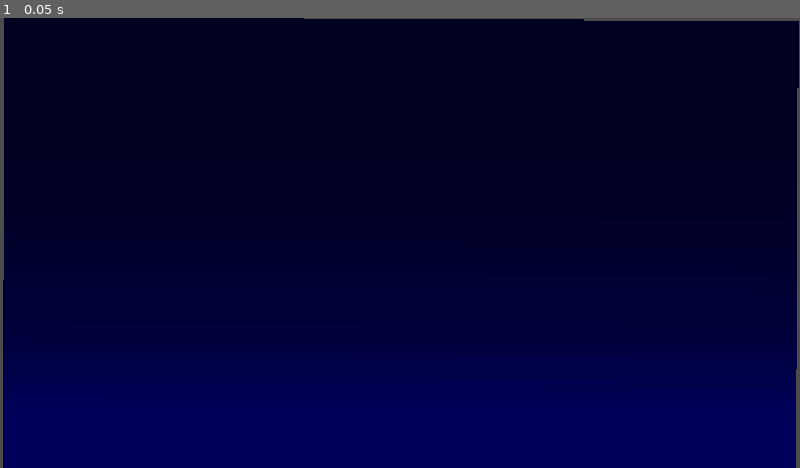
Above: before the commit, frame 1.
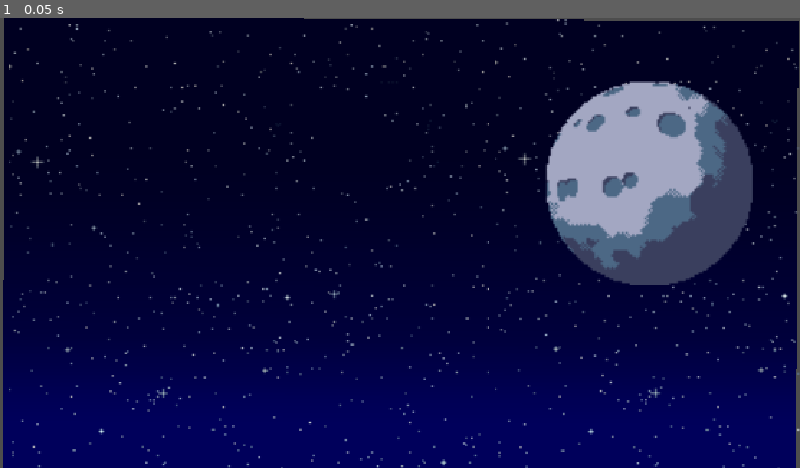
Above: after the commit, the same moment.

Repository: CaseBacon/Lunar-Leap
Game: Godot game, scene res://titlescrn.tscn
The game is run twice, just before and just after one commit, with the same random seed, the same clock (stepped at 60 frames per second) and the same inputs. Before the commit the project has no main scene; this scene is started directly in both runs.
Inputs:
- Up to frame 1 (0.05 s): no input

The runs differ from the first frame. In frame 1, 11% of the frame differs, in the area x 1-100%, y 0-100%.

Commit message:
finishing background for title screen

Diff:
--- a/project.godot
+++ b/project.godot
@@ -11,6 +11,7 @@
 [application]
 
 config/name="Lunar Leap"
+run/main_scene="uid://bswpwdo63nd34"
 config/features=PackedStringArray("4.7", "GL Compatibility")
 config/icon="res://icon.svg"
 
--- a/titlescrn.tscn
+++ b/titlescrn.tscn
@@ -1,4 +1,24 @@
 [gd_scene format=3 uid="uid://bswpwdo63nd34"]
+
+[ext_resource type="Texture2D" uid="uid://cc3nomna41l5d" path="res://stars.png" id="1_1yiqd"]
+[ext_resource type="Texture2D" uid="uid://cp18ttrryceo0" path="res://moon tileset.png" id="2_24jmf"]
+[ext_resource type="Texture2D" uid="uid://dwikq7hndcobc" path="res://Free-Summer-Pixel-Art-Backgrounds/PNG/summer 2/1.png" id="3_iwimv"]
+[ext_resource type="Texture2D" uid="uid://cytprr2dk8fi0" path="res://Free-Summer-Pixel-Art-Backgrounds/PNG/summer 2/2.png" id="4_qtde6"]
+[ext_resource type="Texture2D" uid="uid://e5s3aofvnjiu" path="res://Free-Summer-Pixel-Art-Backgrounds/PNG/summer 2/3.png" id="5_kg70m"]
+[ext_resource type="Texture2D" uid="uid://o8b163gd0kt4" path="res://3.webp" id="6_qtde6"]
+[ext_resource type="Texture2D" uid="uid://00c6ibre4q3e" path="res://ocean-and-clouds-free-pixel-art-backgrounds/Ocean_3/3.png" id="6_r30bm"]
+[ext_resource type="Texture2D" uid="uid://cnpbywns5vrcm" path="res://ocean-and-clouds-free-pixel-art-backgrounds/Ocean_3/4.png" id="8_ike8w"]
+[ext_resource type="Texture2D" uid="uid://cbn06nofc2j76" path="res://ocean-and-clouds-free-pixel-art-backgrounds/Ocean_1/2.webp" id="9_06tt2"]
+[ext_resource type="Texture2D" uid="uid://bssw17hb3gl5f" path="res://ocean-and-clouds-free-pixel-art-backgrounds/Ocean_4/3.png" id="10_5bo45"]
+[ext_resource type="Texture2D" uid="uid://cpuqqqg3r7f1t" path="res://ocean-and-clouds-free-pixel-art-backgrounds/Ocean_1/3.png" id="11_q8a5j"]
+[ext_resource type="Texture2D" uid="uid://28q4eu5b8xp4" path="res://ocean-and-clouds-free-pixel-art-backgrounds/Ocean_8/4.png" id="12_ooc7o"]
+[ext_resource type="Texture2D" uid="uid://bhduorjvsolii" path="res://New free backgrounds part3/background 1/2.png" id="14_xpe5y"]
+[ext_resource type="Texture2D" uid="uid://bq6krtss4iuwx" path="res://ocean-and-clouds-free-pixel-art-backgrounds/Ocean_4/4.png" id="15_0kctw"]
+[ext_resource type="Texture2D" uid="uid://ccep5yg42hx8t" path="res://ocean-and-clouds-free-pixel-art-backgrounds/Ocean_1/Cloud-5.webp" id="16_2mb5o"]
+[ext_resource type="Texture2D" uid="uid://cp2iqu7oorr1t" path="res://New free backgrounds part5/background 3/3.png" id="17_0c73o"]
+[ext_resource type="Texture2D" uid="uid://so0slio7ir37" path="res://pixel-art-illustration-space-satellite-pixelated-satellite-space-satellite-pixelated-for-the-pixel-art-game-and-icon-for-website-and-video-game-old-school-retro-vector__1_-removebg-preview.png" id="18_kg70m"]
+[ext_resource type="Texture2D" uid="uid://bu44x0wkgcbmg" path="res://New free backgrounds part5/background 3/4.png" id="18_lhde3"]
+[ext_resource type="Texture2D" uid="uid://bsu435mhg53c8" path="res://Untitled_Design-removebg-preview.png" id="19_r30bm"]
 
 [sub_resource type="Gradient" id="Gradient_pw15y"]
 interpolation_mode = 2
@@ -35,19 +55,452 @@
 
 [sub_resource type="Gradient" id="Gradient_1yiqd"]
 offsets = PackedFloat32Array(0, 0.5, 1)
-colors = PackedColorArray(0, 0.5921569, 0.80784315, 1, 0, 0.6313726, 0.80784315, 1, 0.050980393, 0.6862745, 0.8627451, 1)
+colors = PackedColorArray(0, 0.5921569, 0.80784315, 1, 0, 0.6313726, 0.80784315, 1, 0.24313726, 0.5921569, 0.7019608, 1)
 metadata/_snap_enabled = true
 
 [sub_resource type="GradientTexture2D" id="GradientTexture2D_i41eb"]
 gradient = SubResource("Gradient_1yiqd")
 
-[sub_resource type="Gradient" id="Gradient_myf0v"]
-offsets = PackedFloat32Array(0.1, 0.6, 0.9)
-colors = PackedColorArray(0.039215688, 0.6901961, 0.8509804, 1, 0.050980393, 0.7607843, 0.8627451, 1, 0.050980393, 0.8156863, 0.8627451, 1)
-metadata/_snap_enabled = true
-
-[sub_resource type="GradientTexture2D" id="GradientTexture2D_xr6st"]
-gradient = SubResource("Gradient_myf0v")
+[sub_resource type="AtlasTexture" id="AtlasTexture_0h13x"]
+atlas = ExtResource("2_24jmf")
+region = Rect2(0, 0, 100, 100)
+
+[sub_resource type="AtlasTexture" id="AtlasTexture_myf0v"]
+atlas = ExtResource("2_24jmf")
+region = Rect2(100, 0, 100, 100)
+
+[sub_resource type="AtlasTexture" id="AtlasTexture_cmypv"]
+atlas = ExtResource("2_24jmf")
+region = Rect2(200, 0, 100, 100)
+
+[sub_resource type="AtlasTexture" id="AtlasTexture_o0wlo"]
+atlas = ExtResource("2_24jmf")
+region = Rect2(300, 0, 100, 100)
+
+[sub_resource type="AtlasTexture" id="AtlasTexture_j53g4"]
+atlas = ExtResource("2_24jmf")
+region = Rect2(400, 0, 100, 100)
+
+[sub_resource type="AtlasTexture" id="AtlasTexture_bi8vy"]
+atlas = ExtResource("2_24jmf")
+region = Rect2(500, 0, 100, 100)
+
+[sub_resource type="AtlasTexture" id="AtlasTexture_ggiey"]
+atlas = ExtResource("2_24jmf")
+region = Rect2(600, 0, 100, 100)
+
+[sub_resource type="AtlasTexture" id="AtlasTexture_nyrbv"]
+atlas = ExtResource("2_24jmf")
+region = Rect2(700, 0, 100, 100)
+
+[sub_resource type="AtlasTexture" id="AtlasTexture_f6gff"]
+atlas = ExtResource("2_24jmf")
+region = Rect2(800, 0, 100, 100)
+
+[sub_resource type="AtlasTexture" id="AtlasTexture_cpde5"]
+atlas = ExtResource("2_24jmf")
+region = Rect2(900, 0, 100, 100)
+
+[sub_resource type="AtlasTexture" id="AtlasTexture_d2433"]
+atlas = ExtResource("2_24jmf")
+region = Rect2(1000, 0, 100, 100)
+
+[sub_resource type="AtlasTexture" id="AtlasTexture_swg6s"]
+atlas = ExtResource("2_24jmf")
+region = Rect2(1100, 0, 100, 100)
+
+[sub_resource type="AtlasTexture" id="AtlasTexture_rkfx6"]
+atlas = ExtResource("2_24jmf")
+region = Rect2(1200, 0, 100, 100)
+
+[sub_resource type="AtlasTexture" id="AtlasTexture_cy6lm"]
+atlas = ExtResource("2_24jmf")
+region = Rect2(1300, 0, 100, 100)
+
+[sub_resource type="AtlasTexture" id="AtlasTexture_34cm1"]
+atlas = ExtResource("2_24jmf")
+region = Rect2(1400, 0, 100, 100)
+
+[sub_resource type="AtlasTexture" id="AtlasTexture_iwimv"]
+atlas = ExtResource("2_24jmf")
+region = Rect2(1500, 0, 100, 100)
+
+[sub_resource type="AtlasTexture" id="AtlasTexture_qtde6"]
+atlas = ExtResource("2_24jmf")
+region = Rect2(1600, 0, 100, 100)
+
+[sub_resource type="AtlasTexture" id="AtlasTexture_kg70m"]
+atlas = ExtResource("2_24jmf")
+region = Rect2(1700, 0, 100, 100)
+
+[sub_resource type="AtlasTexture" id="AtlasTexture_r30bm"]
+atlas = ExtResource("2_24jmf")
+region = Rect2(1800, 0, 100, 100)
+
+[sub_resource type="AtlasTexture" id="AtlasTexture_f87f8"]
+atlas = ExtResource("2_24jmf")
+region = Rect2(1900, 0, 100, 100)
+
+[sub_resource type="AtlasTexture" id="AtlasTexture_ike8w"]
+atlas = ExtResource("2_24jmf")
+region = Rect2(2000, 0, 100, 100)
+
+[sub_resource type="AtlasTexture" id="AtlasTexture_06tt2"]
+atlas = ExtResource("2_24jmf")
+region = Rect2(2100, 0, 100, 100)
+
+[sub_resource type="AtlasTexture" id="AtlasTexture_5bo45"]
+atlas = ExtResource("2_24jmf")
+region = Rect2(2200, 0, 100, 100)
+
+[sub_resource type="AtlasTexture" id="AtlasTexture_q8a5j"]
+atlas = ExtResource("2_24jmf")
+region = Rect2(2300, 0, 100, 100)
+
+[sub_resource type="AtlasTexture" id="AtlasTexture_ooc7o"]
+atlas = ExtResource("2_24jmf")
+region = Rect2(2400, 0, 100, 100)
+
+[sub_resource type="AtlasTexture" id="AtlasTexture_yfdcc"]
+atlas = ExtResource("2_24jmf")
+region = Rect2(2500, 0, 100, 100)
+
+[sub_resource type="AtlasTexture" id="AtlasTexture_xpe5y"]
+atlas = ExtResource("2_24jmf")
+region = Rect2(2600, 0, 100, 100)
+
+[sub_resource type="AtlasTexture" id="AtlasTexture_0kctw"]
+atlas = ExtResource("2_24jmf")
+region = Rect2(2700, 0, 100, 100)
+
+[sub_resource type="AtlasTexture" id="AtlasTexture_2mb5o"]
+atlas = ExtResource("2_24jmf")
+region = Rect2(2800, 0, 100, 100)
+
+[sub_resource type="AtlasTexture" id="AtlasTexture_0c73o"]
+atlas = ExtResource("2_24jmf")
+region = Rect2(2900, 0, 100, 100)
+
+[sub_resource type="AtlasTexture" id="AtlasTexture_lhde3"]
+atlas = ExtResource("2_24jmf")
+region = Rect2(3000, 0, 100, 100)
+
+[sub_resource type="AtlasTexture" id="AtlasTexture_x03ps"]
+atlas = ExtResource("2_24jmf")
+region = Rect2(3100, 0, 100, 100)
+
+[sub_resource type="AtlasTexture" id="AtlasTexture_pimnm"]
+atlas = ExtResource("2_24jmf")
+region = Rect2(3200, 0, 100, 100)
+
+[sub_resource type="AtlasTexture" id="AtlasTexture_2yren"]
+atlas = ExtResource("2_24jmf")
+region = Rect2(3300, 0, 100, 100)
+
+[sub_resource type="AtlasTexture" id="AtlasTexture_ax5f1"]
+atlas = ExtResource("2_24jmf")
+region = Rect2(3400, 0, 100, 100)
+
+[sub_resource type="AtlasTexture" id="AtlasTexture_n7djc"]
+atlas = ExtResource("2_24jmf")
+region = Rect2(3500, 0, 100, 100)
+
+[sub_resource type="AtlasTexture" id="AtlasTexture_18ykl"]
+atlas = ExtResource("2_24jmf")
+region = Rect2(3600, 0, 100, 100)
+
+[sub_resource type="AtlasTexture" id="AtlasTexture_0xoqp"]
+atlas = ExtResource("2_24jmf")
+region = Rect2(3700, 0, 100, 100)
+
+[sub_resource type="AtlasTexture" id="AtlasTexture_ldjwf"]
+atlas = ExtResource("2_24jmf")
+region = Rect2(3800, 0, 100, 100)
+
+[sub_resource type="AtlasTexture" id="AtlasTexture_08ma2"]
+atlas = ExtResource("2_24jmf")
+region = Rect2(3900, 0, 100, 100)
+
+[sub_resource type="AtlasTexture" id="AtlasTexture_lq844"]
+atlas = ExtResource("2_24jmf")
+region = Rect2(4000, 0, 100, 100)
+
+[sub_resource type="AtlasTexture" id="AtlasTexture_8vcxa"]
+atlas = ExtResource("2_24jmf")
+region = Rect2(4100, 0, 100, 100)
+
+[sub_resource type="AtlasTexture" id="AtlasTexture_tyaid"]
+atlas = ExtResource("2_24jmf")
+region = Rect2(4200, 0, 100, 100)
+
+[sub_resource type="AtlasTexture" id="AtlasTexture_k1y8i"]
+atlas = ExtResource("2_24jmf")
+region = Rect2(4300, 0, 100, 100)
+
+[sub_resource type="AtlasTexture" id="AtlasTexture_7ibui"]
+atlas = ExtResource("2_24jmf")
+region = Rect2(4400, 0, 100, 100)
+
+[sub_resource type="AtlasTexture" id="AtlasTexture_51jjk"]
+atlas = ExtResource("2_24jmf")
+region = Rect2(4500, 0, 100, 100)
+
+[sub_resource type="AtlasTexture" id="AtlasTexture_e2sg5"]
+atlas = ExtResource("2_24jmf")
+region = Rect2(4600, 0, 100, 100)
+
+[sub_resource type="AtlasTexture" id="AtlasTexture_66mmb"]
+atlas = ExtResource("2_24jmf")
+region = Rect2(4700, 0, 100, 100)
+
+[sub_resource type="AtlasTexture" id="AtlasTexture_wknlk"]
+atlas = ExtResource("2_24jmf")
+region = Rect2(4800, 0, 100, 100)
+
+[sub_resource type="AtlasTexture" id="AtlasTexture_td8ea"]
+atlas = ExtResource("2_24jmf")
+region = Rect2(4900, 0, 100, 100)
+
+[sub_resource type="AtlasTexture" id="AtlasTexture_qy32m"]
+atlas = ExtResource("2_24jmf")
+region = Rect2(5000, 0, 100, 100)
+
+[sub_resource type="AtlasTexture" id="AtlasTexture_vk07d"]
+atlas = ExtResource("2_24jmf")
+region = Rect2(5100, 0, 100, 100)
+
+[sub_resource type="AtlasTexture" id="AtlasTexture_3ak70"]
+atlas = ExtResource("2_24jmf")
+region = Rect2(5200, 0, 100, 100)
+
+[sub_resource type="AtlasTexture" id="AtlasTexture_4ytle"]
+atlas = ExtResource("2_24jmf")
+region = Rect2(5300, 0, 100, 100)
+
+[sub_resource type="AtlasTexture" id="AtlasTexture_7e0gs"]
+atlas = ExtResource("2_24jmf")
+region = Rect2(5400, 0, 100, 100)
+
+[sub_resource type="AtlasTexture" id="AtlasTexture_cptkj"]
+atlas = ExtResource("2_24jmf")
+region = Rect2(5500, 0, 100, 100)
+
+[sub_resource type="AtlasTexture" id="AtlasTexture_tanfa"]
+atlas = ExtResource("2_24jmf")
+region = Rect2(5600, 0, 100, 100)
+
+[sub_resource type="AtlasTexture" id="AtlasTexture_c2ri4"]
+atlas = ExtResource("2_24jmf")
+region = Rect2(5700, 0, 100, 100)
+
+[sub_resource type="AtlasTexture" id="AtlasTexture_43yxp"]
+atlas = ExtResource("2_24jmf")
+region = Rect2(5800, 0, 100, 100)
+
+[sub_resource type="AtlasTexture" id="AtlasTexture_ijqxg"]
+atlas = ExtResource("2_24jmf")
+region = Rect2(5900, 0, 100, 100)
+
+[sub_resource type="SpriteFrames" id="SpriteFrames_cekx0"]
+animations = [{
+"frames": [{
+"duration": 1.0,
+"texture": SubResource("AtlasTexture_0h13x")
+}, {
+"duration": 1.0,
+"texture": SubResource("AtlasTexture_myf0v")
+}, {
+"duration": 1.0,
+"texture": SubResource("AtlasTexture_cmypv")
+}, {
+"duration": 1.0,
+"texture": SubResource("AtlasTexture_o0wlo")
+}, {
+"duration": 1.0,
+"texture": SubResource("AtlasTexture_j53g4")
+}, {
+"duration": 1.0,
+"texture": SubResource("AtlasTexture_bi8vy")
+}, {
+"duration": 1.0,
+"texture": SubResource("AtlasTexture_ggiey")
+}, {
+"duration": 1.0,
+"texture": SubResource("AtlasTexture_nyrbv")
+}, {
+"duration": 1.0,
+"texture": SubResource("AtlasTexture_f6gff")
+}, {
+"duration": 1.0,
+"texture": SubResource("AtlasTexture_cpde5")
+}, {
+"duration": 1.0,
+"texture": SubResource("AtlasTexture_d2433")
+}, {
+"duration": 1.0,
+"texture": SubResource("AtlasTexture_swg6s")
+}, {
+"duration": 1.0,
+"texture": SubResource("AtlasTexture_rkfx6")
+}, {
+"duration": 1.0,
+"texture": SubResource("AtlasTexture_cy6lm")
+}, {
+"duration": 1.0,
+"texture": SubResource("AtlasTexture_34cm1")
+}, {
+"duration": 1.0,
+"texture": SubResource("AtlasTexture_iwimv")
+}, {
+"duration": 1.0,
+"texture": SubResource("AtlasTexture_qtde6")
+}, {
+"duration": 1.0,
+"texture": SubResource("AtlasTexture_kg70m")
+}, {
+"duration": 1.0,
+"texture": SubResource("AtlasTexture_r30bm")
+}, {
+"duration": 1.0,
+"texture": SubResource("AtlasTexture_f87f8")
+}, {
+"duration": 1.0,
+"texture": SubResource("AtlasTexture_ike8w")
+}, {
+"duration": 1.0,
+"texture": SubResource("AtlasTexture_06tt2")
+}, {
+"duration": 1.0,
+"texture": SubResource("AtlasTexture_5bo45")
+}, {
+"duration": 1.0,
+"texture": SubResource("AtlasTexture_q8a5j")
+}, {
+"duration": 1.0,
+"texture": SubResource("AtlasTexture_ooc7o")
+}, {
+"duration": 1.0,
+"texture": SubResource("AtlasTexture_yfdcc")
+}, {
+"duration": 1.0,
+"texture": SubResource("AtlasTexture_xpe5y")
+}, {
+"duration": 1.0,
+"texture": SubResource("AtlasTexture_0kctw")
+}, {
+"duration": 1.0,
+"texture": SubResource("AtlasTexture_2mb5o")
+}, {
+"duration": 1.0,
+"texture": SubResource("AtlasTexture_0c73o")
+}, {
+"duration": 1.0,
+"texture": SubResource("AtlasTexture_lhde3")
+}, {
+"duration": 1.0,
+"texture": SubResource("AtlasTexture_x03ps")
+}, {
+"duration": 1.0,
+"texture": SubResource("AtlasTexture_pimnm")
+}, {
+"duration": 1.0,
+"texture": SubResource("AtlasTexture_2yren")
+}, {
+"duration": 1.0,
+"texture": SubResource("AtlasTexture_ax5f1")
+}, {
+"duration": 1.0,
+"texture": SubResource("AtlasTexture_n7djc")
+}, {
+"duration": 1.0,
+"texture": SubResource("AtlasTexture_18ykl")
+}, {
+"duration": 1.0,
+"texture": SubResource("AtlasTexture_0xoqp")
+}, {
+"duration": 1.0,
+"texture": SubResource("AtlasTexture_ldjwf")
+}, {
+"duration": 1.0,
+"texture": SubResource("AtlasTexture_08ma2")
+}, {
+"duration": 1.0,
+"texture": SubResource("AtlasTexture_lq844")
+}, {
+"duration": 1.0,
+"texture": SubResource("AtlasTexture_8vcxa")
+}, {
+"duration": 1.0,
+"texture": SubResource("AtlasTexture_tyaid")
+}, {
+"duration": 1.0,
+"texture": SubResource("AtlasTexture_k1y8i")
+}, {
+"duration": 1.0,
+"texture": SubResource("AtlasTexture_7ibui")
+}, {
+"duration": 1.0,
+"texture": SubResource("AtlasTexture_51jjk")
+}, {
+"duration": 1.0,
+"texture": SubResource("AtlasTexture_e2sg5")
+}, {
+"duration": 1.0,
+"texture": SubResource("AtlasTexture_66mmb")
+}, {
+"duration": 1.0,
+"texture": SubResource("AtlasTexture_wknlk")
+}, {
+"duration": 1.0,
+"texture": SubResource("AtlasTexture_td8ea")
+}, {
+"duration": 1.0,
+"texture": SubResource("AtlasTexture_qy32m")
+}, {
+"duration": 1.0,
+"texture": SubResource("AtlasTexture_vk07d")
+}, {
+"duration": 1.0,
+"texture": SubResource("AtlasTexture_3ak70")
+}, {
+"duration": 1.0,
+"texture": SubResource("AtlasTexture_4ytle")
+}, {
+"duration": 1.0,
+"texture": SubResource("AtlasTexture_7e0gs")
+}, {
+"duration": 1.0,
+"texture": SubResource("AtlasTexture_cptkj")
+}, {
+"duration": 1.0,
+"texture": SubResource("AtlasTexture_tanfa")
+}, {
+"duration": 1.0,
+"texture": SubResource("AtlasTexture_c2ri4")
+}, {
+"duration": 1.0,
+"texture": SubResource("AtlasTexture_43yxp")
+}, {
+"duration": 1.0,
+"texture": SubResource("AtlasTexture_ijqxg")
+}],
+"loop": 1,
+"name": &"default",
+"speed": 5.0
+}]
+
+[sub_resource type="Gradient" id="Gradient_f87f8"]
+offsets = PackedFloat32Array(0.02004008, 0.09418838, 0.6192385, 1)
+colors = PackedColorArray(0.6415026, 0.7336556, 0.8684742, 1, 0.63529414, 0.7294118, 0.8666667, 1, 0.8752966, 0.8934641, 0.9365408, 1, 0.94509804, 0.9411765, 0.95686275, 1)
+
+[sub_resource type="GradientTexture2D" id="GradientTexture2D_dtf3r"]
+gradient = SubResource("Gradient_f87f8")
+
+[sub_resource type="Gradient" id="Gradient_ike8w"]
+colors = PackedColorArray(0.63529414, 0.7294118, 0.8666667, 1, 0.5882353, 0.75686276, 0.91764706, 1)
+
+[sub_resource type="GradientTexture2D" id="GradientTexture2D_mr4tk"]
+gradient = SubResource("Gradient_ike8w")
 
 [node name="Control" type="Control" unique_id=311232094]
 layout_mode = 3
@@ -112,11 +565,220 @@
 rotation = 1.5707964
 texture = SubResource("GradientTexture2D_i41eb")
 
-[node name="TextureRect6" type="TextureRect" parent="." unique_id=712188874]
-layout_mode = 0
-offset_left = 1096.0
-offset_top = 3342.0
-offset_right = 1747.9849
-offset_bottom = 4482.5566
+[node name="Stars" type="Sprite2D" parent="." unique_id=1608469710]
+position = Vector2(314.50006, 499.99997)
+scale = Vector2(2.707031, 2.4999998)
+texture = ExtResource("1_1yiqd")
+
+[node name="Stars2" type="Sprite2D" parent="." unique_id=1849163840]
+position = Vector2(1028, 496.99997)
+scale = Vector2(2.8125, 2.53125)
+texture = ExtResource("1_1yiqd")
+
+[node name="Stars3" type="Sprite2D" parent="." unique_id=324418303]
+position = Vector2(306.49997, 1154)
+scale = Vector2(2.707031, 2.4999998)
+texture = ExtResource("1_1yiqd")
+
+[node name="Stars4" type="Sprite2D" parent="." unique_id=2001006056]
+position = Vector2(1019.9999, 1151)
+scale = Vector2(2.8125, 2.53125)
+texture = ExtResource("1_1yiqd")
+
+[node name="Stars5" type="Sprite2D" parent="." unique_id=1170154564]
+position = Vector2(295.49997, 1781.0001)
+scale = Vector2(2.707031, 2.4999998)
+texture = ExtResource("1_1yiqd")
+
+[node name="Stars6" type="Sprite2D" parent="." unique_id=997909353]
+position = Vector2(1008.9999, 1778)
+scale = Vector2(2.8125, 2.53125)
+texture = ExtResource("1_1yiqd")
+
+[node name="AnimatedSprite2D" type="AnimatedSprite2D" parent="." unique_id=1859552517]
+position = Vector2(890.00006, 408)
+scale = Vector2(2.9949994, 2.955)
+sprite_frames = SubResource("SpriteFrames_cekx0")
+frame_progress = 0.69997436
+
+[node name="TextureRect7" type="TextureRect" parent="." unique_id=66886714]
+layout_mode = 0
+offset_left = -43.0
+offset_top = 3300.0
+offset_right = 1097.0
+offset_bottom = 3939.0
+texture = ExtResource("3_iwimv")
+expand_mode = 1
+
+[node name="TextureRect8" type="TextureRect" parent="." unique_id=1270133628]
+layout_mode = 1
+anchors_preset = -1
+anchor_right = 1.0
+anchor_bottom = 0.5
+offset_left = -38.0
+offset_top = 3300.0
+offset_right = -59.0
+offset_bottom = 3617.0
+texture = ExtResource("4_qtde6")
+expand_mode = 1
+
+[node name="TextureRect9" type="TextureRect" parent="." unique_id=315998632]
+layout_mode = 1
+anchors_preset = -1
+anchor_right = 1.0
+anchor_bottom = 0.5
+offset_left = -43.0
+offset_top = 3293.0
+offset_right = -59.0
+offset_bottom = 3615.0
+texture = ExtResource("5_kg70m")
+expand_mode = 1
+
+[node name="TextureRect15" type="TextureRect" parent="." unique_id=1249685267]
+layout_mode = 0
+offset_left = -38.0
+offset_top = 1308.0
+offset_right = 1095.0
+offset_bottom = 1979.0
+texture = ExtResource("6_qtde6")
+
+[node name="TextureRect14" type="TextureRect" parent="." unique_id=568859154]
+layout_mode = 0
+offset_left = -41.0
+offset_top = 1428.0
+offset_right = 1106.0
+offset_bottom = 2067.0
+texture = ExtResource("8_ike8w")
+
+[node name="TextureRect17" type="TextureRect" parent="." unique_id=1593299567]
+layout_mode = 0
+offset_left = 216.0
+offset_top = 2794.0
+offset_right = 1098.0
+offset_bottom = 3290.0
+texture = ExtResource("9_06tt2")
+
+[node name="TextureRect13" type="TextureRect" parent="." unique_id=174986890]
+layout_mode = 0
+offset_left = -38.0
+offset_top = 1422.0
+offset_right = 1104.0
+offset_bottom = 2277.0
+texture = ExtResource("10_5bo45")
+
+[node name="TextureRect10" type="TextureRect" parent="." unique_id=1637604829]
+layout_mode = 0
+offset_left = -27.0
+offset_top = 1800.0
+offset_right = 1111.0
+offset_bottom = 2393.0
+texture = ExtResource("11_q8a5j")
+flip_v = true
+
+[node name="TextureRect11" type="TextureRect" parent="." unique_id=1545683578]
+layout_mode = 0
+offset_left = -48.0
+offset_top = 1398.0
+offset_right = 1101.0
+offset_bottom = 2170.0
+texture = ExtResource("12_ooc7o")
+
+[node name="Gradient" type="TextureRect" parent="." unique_id=1287504594]
+layout_mode = 0
+offset_left = 532.56464
+offset_top = 2807.0
+offset_right = 596.56464
+offset_bottom = 3384.0774
 rotation = 1.5707964
-texture = SubResource("GradientTexture2D_xr6st")
+texture = SubResource("GradientTexture2D_dtf3r")
+
+[node name="Gradient 2" type="TextureRect" parent="." unique_id=169406120]
+layout_mode = 0
+offset_left = 1101.3767
+offset_top = 2821.0
+offset_right = 1165.3767
+offset_bottom = 3422.7769
+rotation = 1.5707964
+texture = SubResource("GradientTexture2D_mr4tk")
+
+[node name="TextureRect12" type="TextureRect" parent="." unique_id=1477337640]
+layout_mode = 0
+offset_left = 1102.0
+offset_top = 658.0
+offset_right = 2253.0
+offset_bottom = 1569.0
+
+[node name="TextureRect6" type="TextureRect" parent="." unique_id=615994904]
+layout_mode = 0
+offset_left = -43.0
+offset_top = 2830.0
+offset_right = 1098.0
+offset_bottom = 3478.0
+texture = ExtResource("6_r30bm")
+
+[node name="TextureRect21" type="TextureRect" parent="." unique_id=680862188]
+layout_mode = 0
+offset_left = -37.0
+offset_top = 2360.0
+offset_right = 1098.0
+offset_bottom = 2834.0
+texture = ExtResource("14_xpe5y")
+
+[node name="TextureRect16" type="TextureRect" parent="." unique_id=1256178611]
+layout_mode = 0
+offset_left = -38.0
+offset_top = 2512.0
+offset_right = 1094.0
+offset_bottom = 2966.0
+texture = ExtResource("15_0kctw")
+
+[node name="TextureRect18" type="TextureRect" parent="." unique_id=2087660622]
+layout_mode = 0
+offset_left = 756.0
+offset_top = 2251.0
+offset_right = 1093.0
+offset_bottom = 2438.0
+texture = ExtResource("16_2mb5o")
+
+[node name="TextureRect20" type="TextureRect" parent="." unique_id=1921768456]
+layout_mode = 0
+offset_left = -42.0
+offset_top = 3074.0
+offset_right = 1092.0
+offset_bottom = 3700.0
+texture = ExtResource("17_0c73o")
+
+[node name="TextureRect19" type="TextureRect" parent="." unique_id=286819438]
+layout_mode = 0
+offset_left = -41.0
+offset_top = 3183.0
+offset_right = 1094.0
+offset_bottom = 3705.0
+texture = ExtResource("18_lhde3")
+
+[node name="TextureRect22" type="TextureRect" parent="." unique_id=501454907]
+layout_mode = 0
+offset_right = 40.0
+offset_bottom = 40.0
+
+[node name="TextureRect23" type="TextureRect" parent="." unique_id=535587318]
+modulate = Color(0.5568628, 0.7019608, 1, 1)
+self_modulate = Color(1, 1, 1, 0.8117647)
+layout_mode = 0
+offset_left = 685.0
+offset_top = 1063.0
+offset_right = 1080.0
+offset_bottom = 1464.0
+texture = ExtResource("18_kg70m")
+expand_mode = 1
+
+[node name="TextureRect24" type="TextureRect" parent="." unique_id=1987117150]
+self_modulate = Color(0.6904162, 0.79342693, 1, 1)
+layout_mode = 0
+offset_left = -44.0
+offset_top = 884.0
+offset_right = 349.62085
+offset_bottom = 1292.3643
+rotation = -0.424115
+texture = ExtResource("19_r30bm")
+flip_h = true
Not shown, removed: 1.png.import
Binary file removed: 1.webp
Not shown, removed: 1.webp.import
Binary file removed: 111 1.png
Not shown, removed: 111 1.png.import
Binary file added: 3.webp
Not shown, added: 3.webp.import
Binary file added: Animated Skies/GIF/1.gif
Binary file added: Animated Skies/GIF/10.gif
Binary file added: Animated Skies/GIF/2.gif
Binary file added: Animated Skies/GIF/3.gif
Binary file added: Animated Skies/GIF/4.gif
(and 1320 more such lines)
